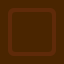
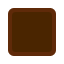
Revision of a layered 64x64 image; what changed, layer by layer:
painted on "Logo Colour Unexplored" over 0, 0, 64, 64
painted on "Logo Outline Unexplored" over 0, 0, 64, 64
